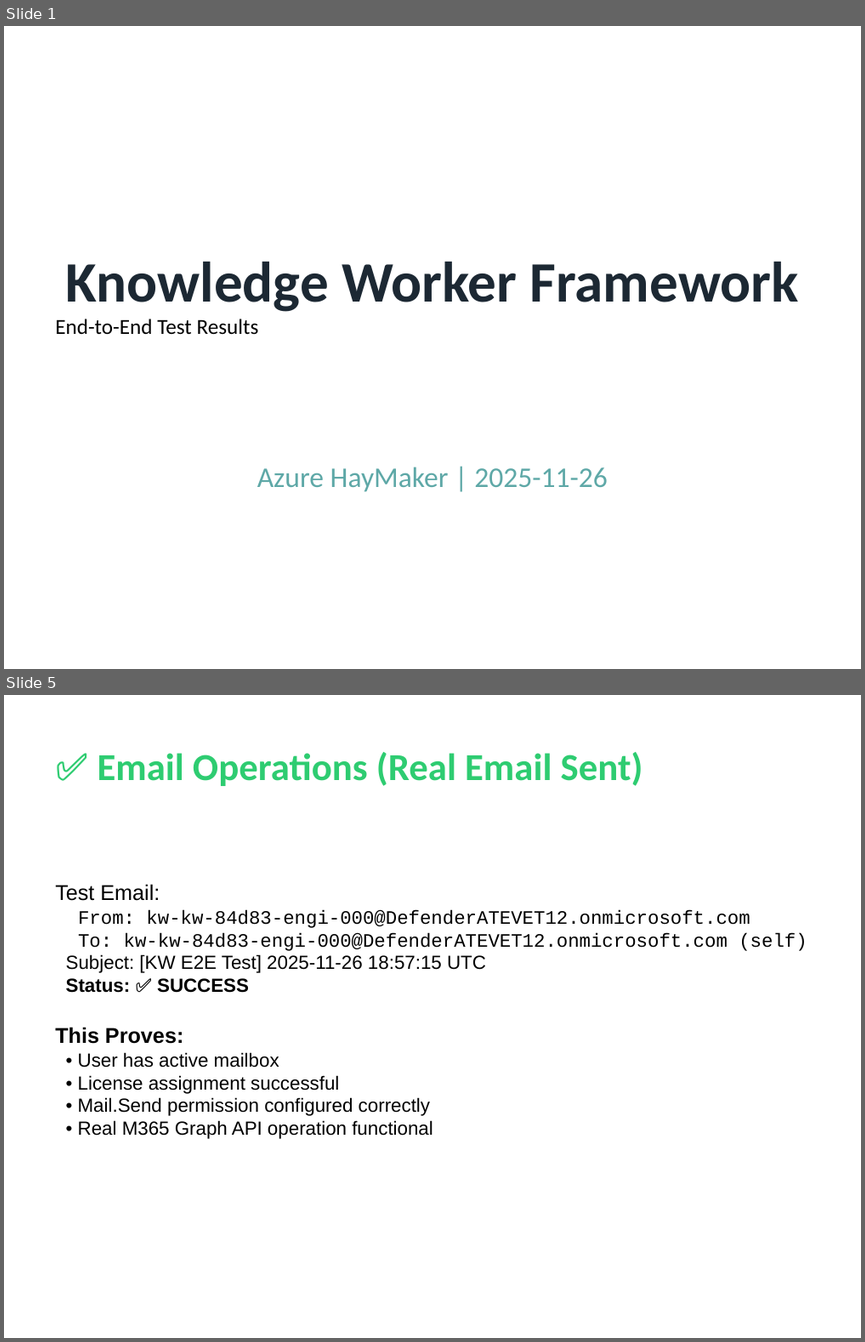
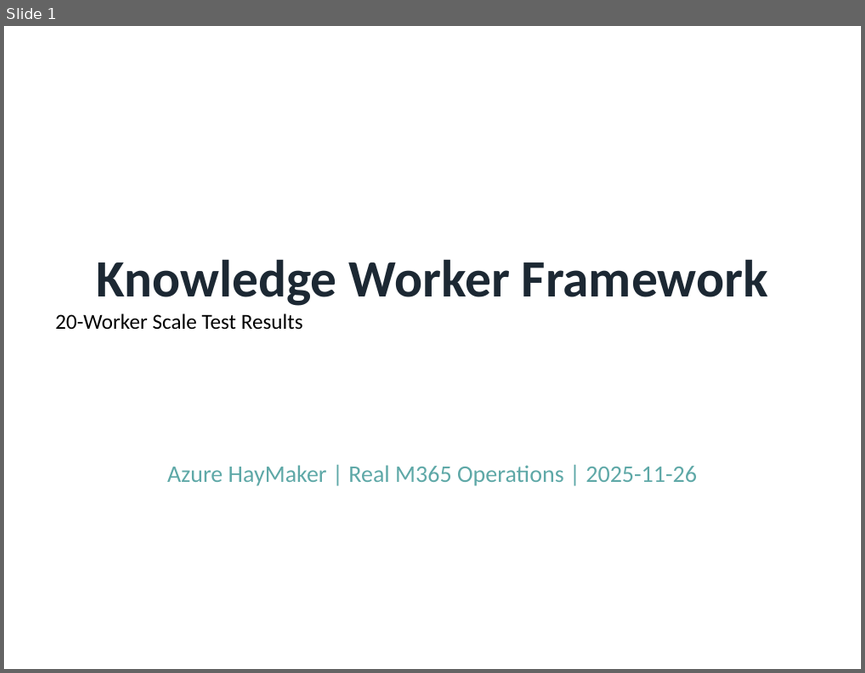
Before and after one commit to rysweet/AzureHayMaker, a slide deck: KnowledgeWorker-E2E-Evidence.pptx. Shown one above the other, each under a label of ours: slides 1 and 5 before the commit, slide 1 after it; the slides between them are not shown. The pictures are 865x1342 and 865x673 pixels, drawn with LibreOffice and Linux fonts; fonts in the diff are those of the drawing. Boxes give left, top, right and bottom in pixels: in the first picture for what was removed or moved away, otherwise in the second. Text is boxed around its words. In the diff, an @@ line names an element or a change of style, - is before the commit and + after.

```diff
--- a/KnowledgeWorker-E2E-Evidence.pptx
+++ b/KnowledgeWorker-E2E-Evidence.pptx
@@ slide 5 removed at [4,695,861,1338], background #FFFFFF @@
@@ text removed at [98,752,643,786] @@
-✅ Email Operations (Real Email Sent)
@@ text removed at [55,884,806,1139] @@
-Test Email:
-From: kw-kw-84d83-engi-000@DefenderATEVET12.onmicrosoft.com
-To: kw-kw-84d83-engi-000@DefenderATEVET12.onmicrosoft.com (self)
-Subject: [KW E2E Test] 2025-11-26 18:57:15 UTC
-Status: ✅ SUCCESS
-This Proves:
-• User has active mailbox
-• License assignment successful
-• Mail.Send permission configured correctly
-• Real M365 Graph API operation functional
@@ slide 1 changed as well @@
@@ text at [96,259,768,306]: size 48 to 44 pt in "Knowledge Worker Framework" @@
@@ text at [55,313,303,329]: text changed @@
-End-to-End Test Results
+20-Worker Scale Test Results
@@ text at [167,465,697,486]: text changed; size 24 to 20 pt @@
-Azure HayMaker | 2025-11-26
+Azure HayMaker | Real M365 Operations | 2025-11-26
```
Also in this commit, not shown: 1 other slide changed, 6 slides added, 5 other slides removed, 1 other file.
